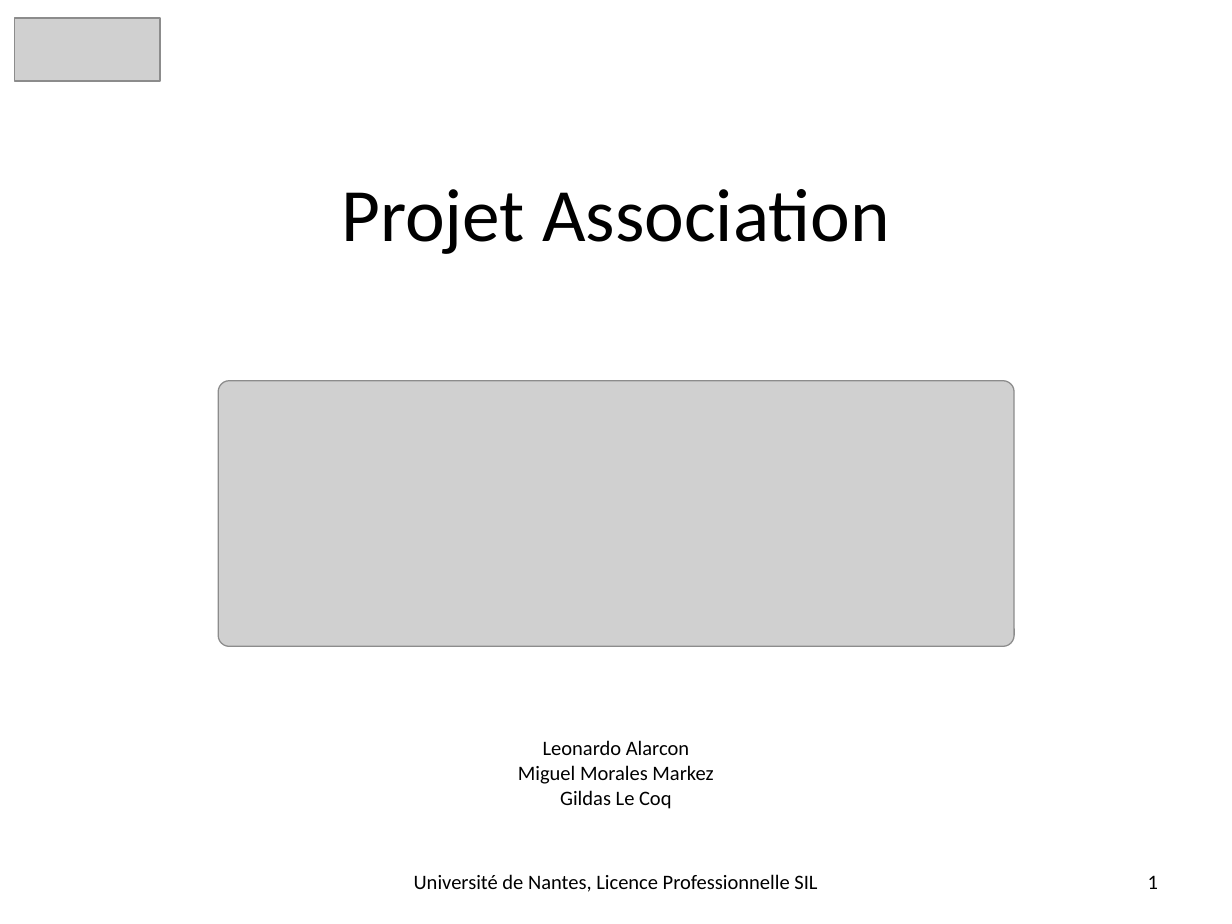
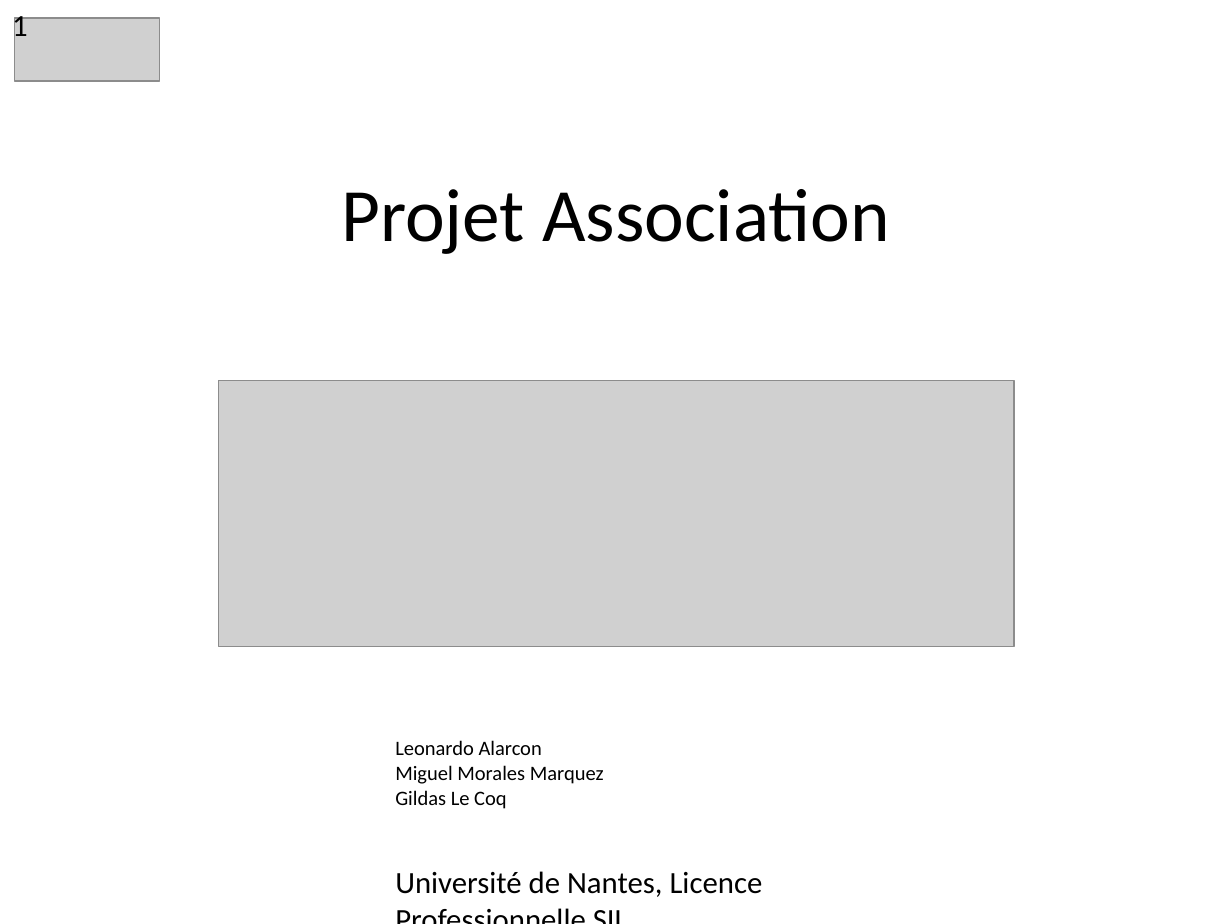
Before and after one commit to LeonardoALARCON/progr3, a slide deck: slide 1 of Documentation/DiapoProg3/PresentationProg3.pptx. Drawn at 1232x924 pixels with LibreOffice and Linux fonts; fonts in the diff are those of the drawing; grey boxes stand for pictures; background and template pictures are left out. Boxes give left, top, right and bottom in pixels: in the first picture for what was removed or moved away, otherwise in the second. Text is boxed around its words. In the diff, an @@ line names an element or a change of style, - is before the commit and + after.

```diff
--- a/Documentation/DiapoProg3/PresentationProg3.pptx
+++ b/Documentation/DiapoProg3/PresentationProg3.pptx
@@ page number moved from (x1=1148, y1=875, x2=1158, y2=889) to (x1=12, y1=10, x2=28, y2=44) @@
@@ page number at (x1=12, y1=10, x2=28, y2=44): size 12 to 18 pt; alignment right to left; vertical alignment middle to top @@
@@ text at (x1=395, y1=740, x2=542, y2=809): alignment centre to left @@
@@ text at (x1=395, y1=765, x2=604, y2=784): text changed @@
-Miguel Morales Markez
+Miguel Morales Marquez
@@ text "Université de Nantes, Licence Professionnelle ..." at (x1=395, y1=871, x2=763, y2=897): size 12 to 18 pt; alignment centre to left; vertical alignment middle to top @@
```
Also in this commit, not shown: 19 other slides changed, 9 other files.
